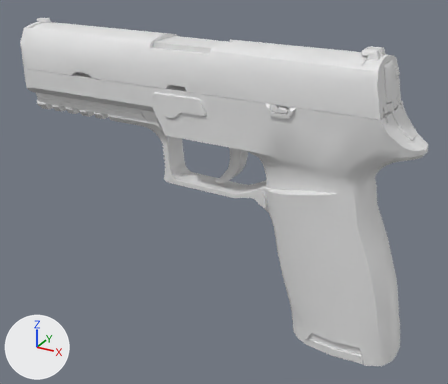
The Blender file Blender/Files/Sig Sauer p320.blend, before and after one commit.
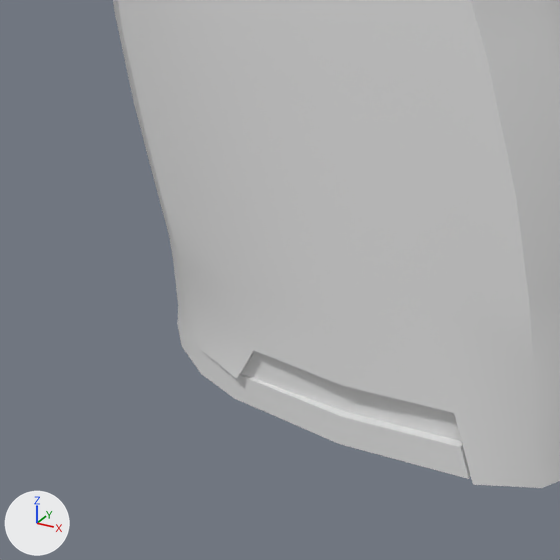
The first picture shows the older version from a camera (50 mm lens) standing at (0.075, -0.238, 0.138) and looking at (-0.056, 0.001, 0.019). The close-ups show both versions on the part from 56% to 86% of the width and 65% to 100% of the height of that picture; other places that the commit changed are outside them. Lighting does not change. The marker at lower left points along +X, +Y and +Z.

Objects in the first close-up: 'Grip_low', 'Magazine_low'.
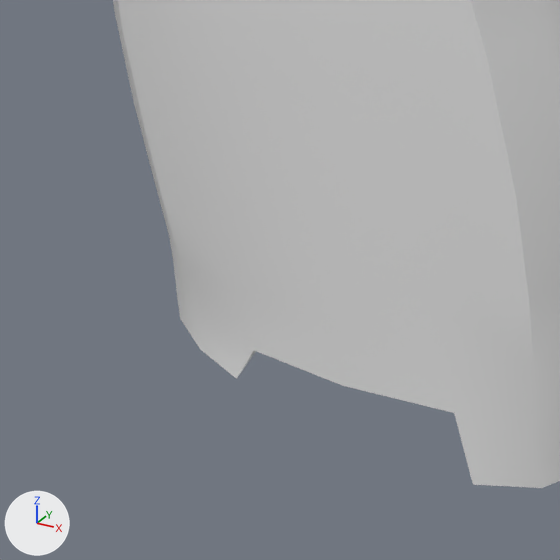
Where the change shows, as pixel boxes (x1, y1, x2, y2) in the close-ups (560 x 560 px):
'Magazine_low', hidden: before (177, 306, 470, 479)

What changed in the scene script:
```text
Change ob_magazine_low:
    add ob_magazine_low.hide_set(True)
```
